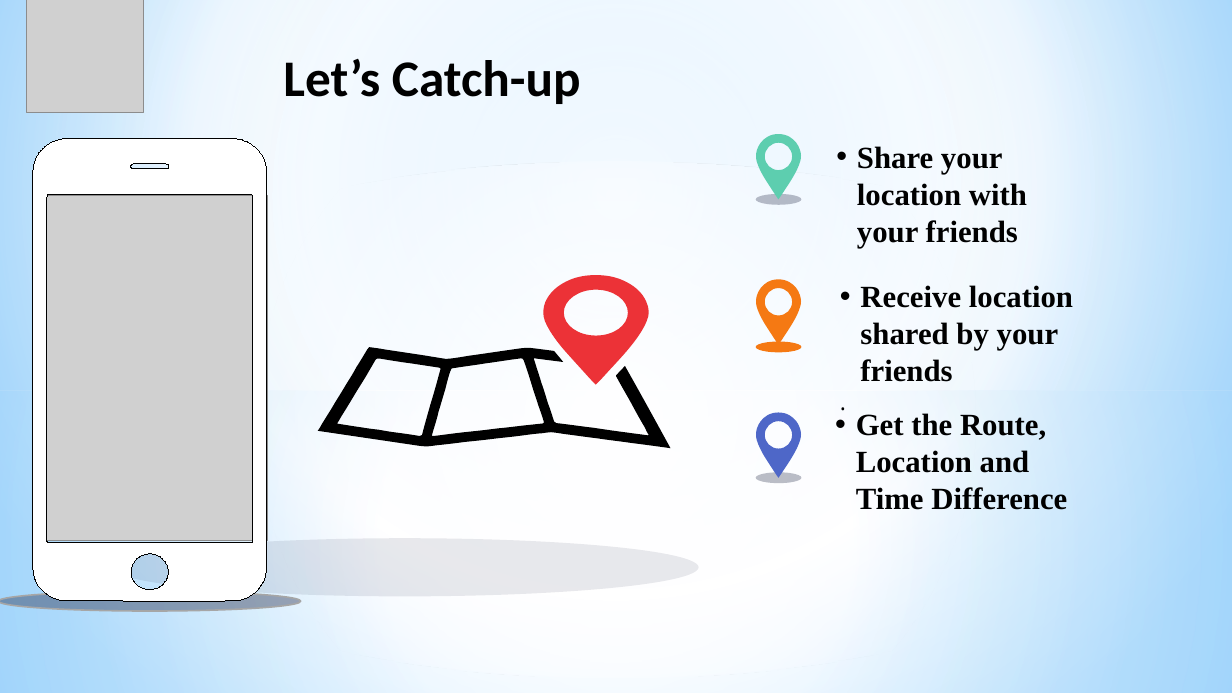
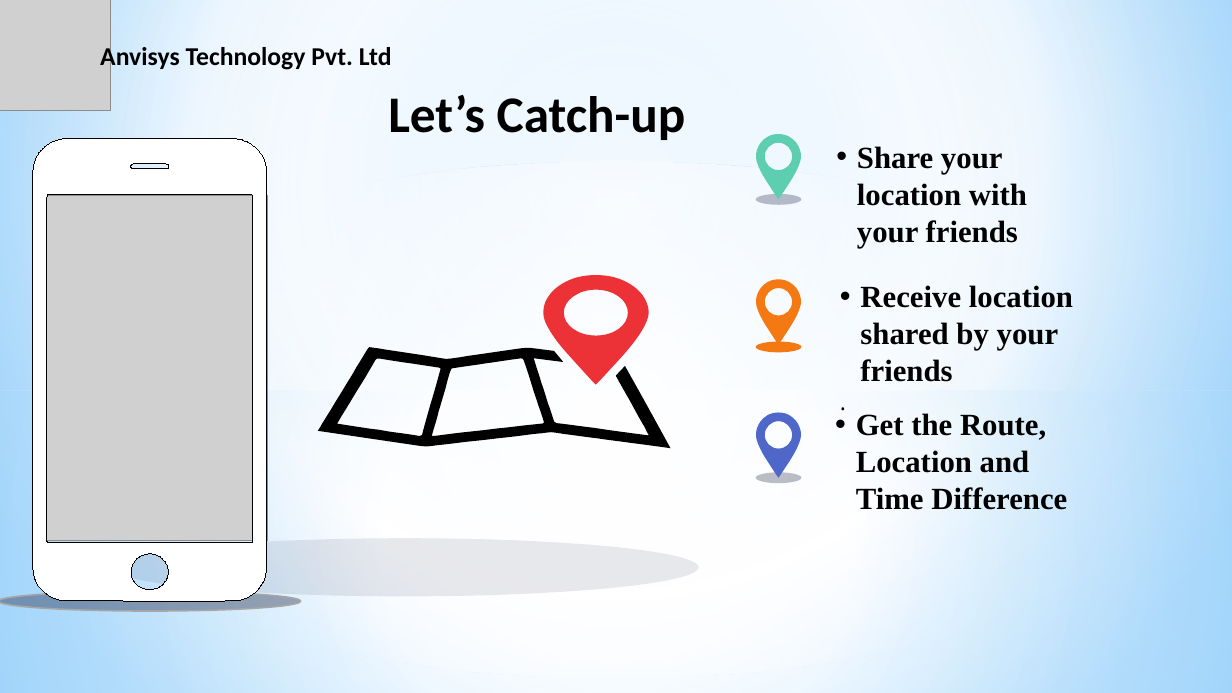
Before and after one commit to Anvisys/Documents, a slide deck: slide 25 of Anvisys technology presentation.pptx (slide 26 before the commit). Drawn at 1232x693 pixels with LibreOffice and Linux fonts; fonts in the diff are those of the drawing; grey boxes stand for pictures. Boxes give left, top, right and bottom in pixels: in the first picture for what was removed or moved away, otherwise in the second. Text is boxed around its words. In the diff, an @@ line names an element or a change of style, - is before the commit and + after.

```diff
--- a/Anvisys technology presentation.pptx
+++ b/Anvisys technology presentation.pptx
@@ picture: place and size @@
-picture at box(27, 0, 144, 113)
+picture at box(0, 0, 111, 110)
@@ text added at box(100, 44, 392, 71), 20 pt, text #000000, bold @@
+Anvisys Technology Pvt. Ltd
@@ text "Let’s Catch-up": place and size @@
-text "Let’s Catch-up" at box(283, 59, 581, 104)
+text "Let’s Catch-up" at box(388, 94, 686, 140)
```
Also in this commit, not shown: 21 other slides changed, 16 slides added, 1 slide removed, 2 other files.
